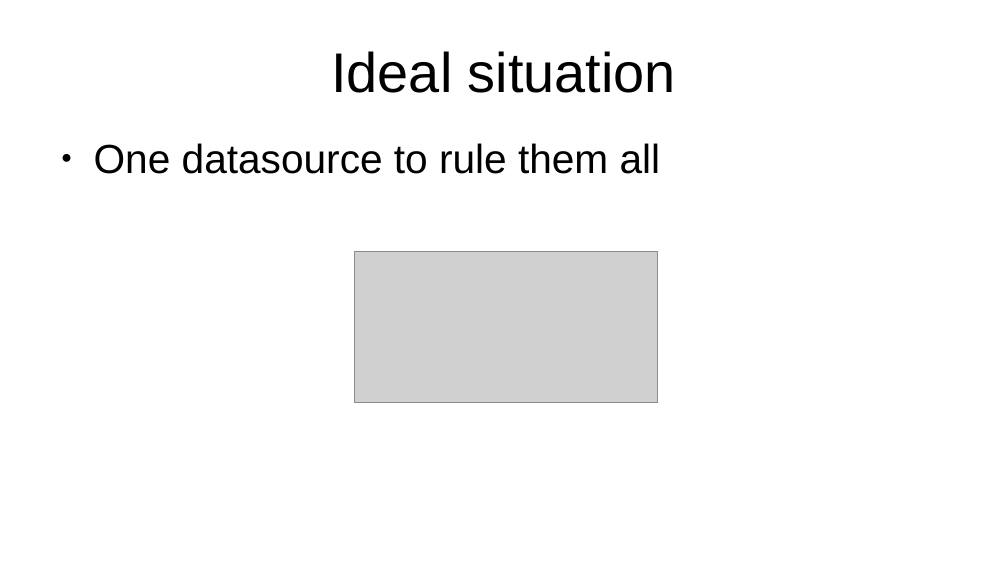
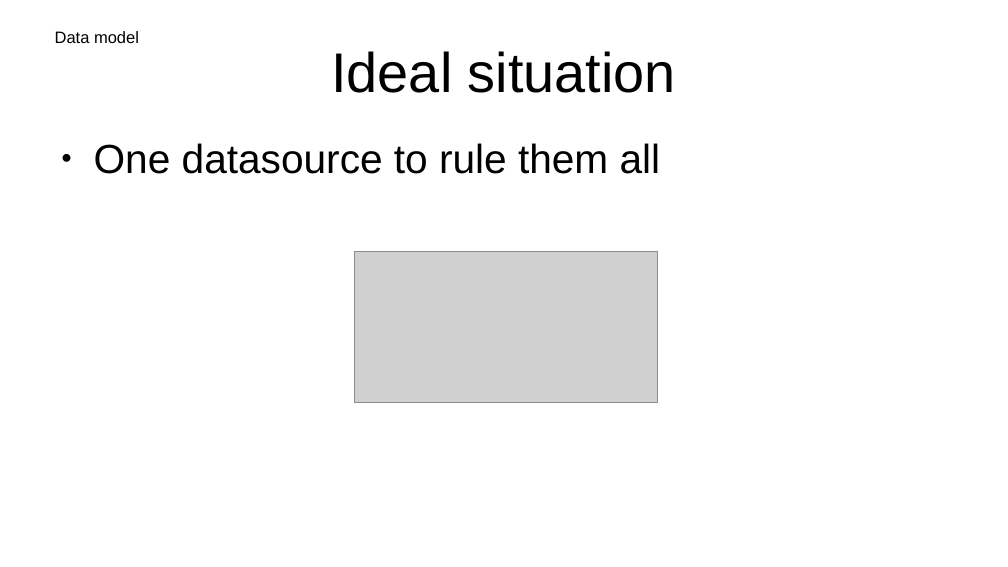
Before and after one commit to XibrenX/MasterThesis, a slide deck: slide 12 of slides/presentatie.odp. Drawn at 1008x567 pixels with LibreOffice and Linux fonts; fonts in the diff are those of the drawing; grey boxes stand for pictures. Boxes give left, top, right and bottom in pixels: in the first picture for what was removed or moved away, otherwise in the second. Text is boxed around its words. In the diff, an @@ line names an element or a change of style, - is before the commit and + after.

```diff
--- a/slides/presentatie.odp
+++ b/slides/presentatie.odp
@@ text added at [55, 31, 139, 43], 13 pt, text #000000 @@
+Data model
```
Also in this commit, not shown: 6 other slides changed, 10 slides added, 1 slide removed, 12 other files.
